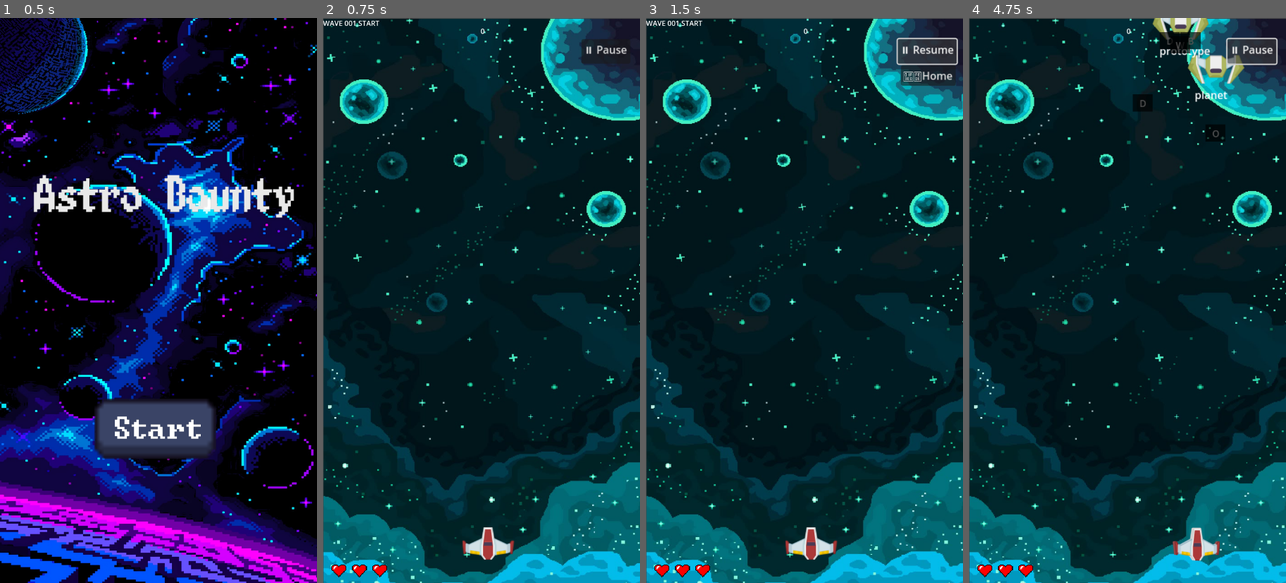
Above: before the commit, frames 1-4 (left to right).
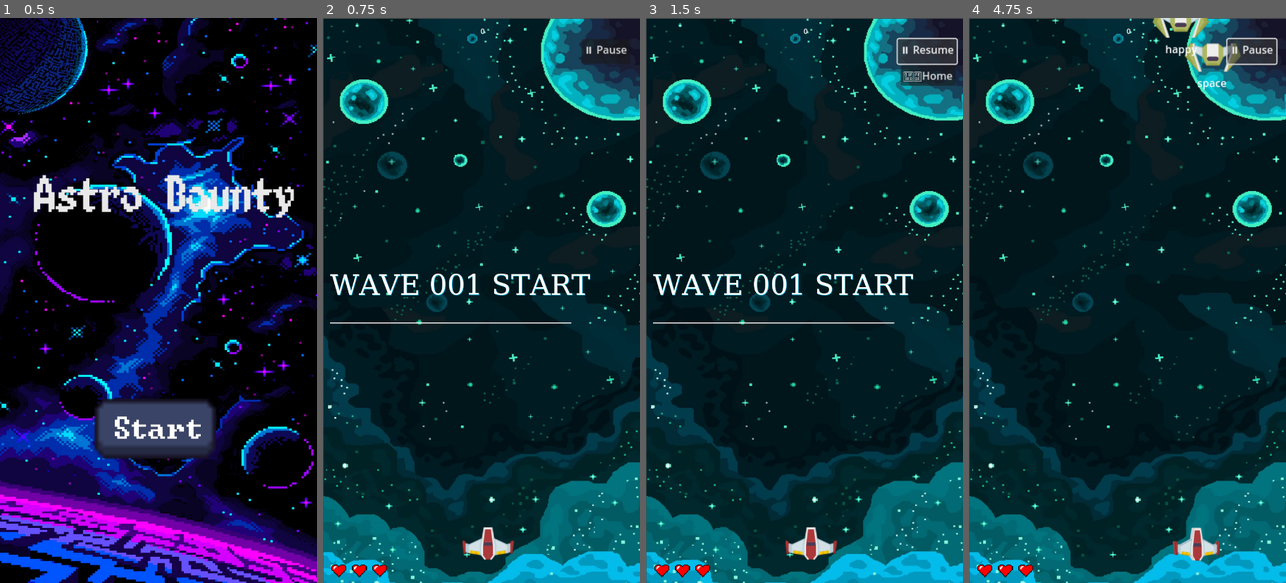
Above: after the commit, the same moments.

Repository: musadoverao69/DDJD
Game: Godot game, scene res://Scenes/Menu.tscn
Same seed, same stepped clock (60 frames per second), same inputs: the game is played once before the commit and once after it.
Inputs (mouse positions are in pixels of both pictures, inside the frame that each line leads up to):
- Up to frame 1 (0.5 s): no input
- Up to frame 2 (0.75 s): click (478, 430) at 0.5 s
- Up to frame 3 (1.5 s): click "⏸ Pause" at 1.25 s
- Up to frame 4 (4.75 s): click "⏸ Resume" at 2 s; hold Right (ui_right) 2.78-3.53 s; hold Left (ui_left) 3.53-4.28 s; hold Right (ui_right) from 4.28 s (still down)

Frame 1 is identical in both runs. In frame 2, 1.5% of the frame differs, in the area x 0-85%, y 0-55%; in frame 3, 1.5%; in frame 4, 1.6%, in the area x 51-87%, y 0-22%.

Commit message:
transição waves e inimigos novos em cena

Diff:
--- a/Scenes/Enemy.tscn
+++ b/Scenes/Enemy.tscn
@@ -20,12 +20,12 @@
 shape = SubResource("CircleShape2D_k26k0")
 
 [node name="WordLabel2" type="RichTextLabel" parent="."]
-offset_left = -48.0
+offset_left = -35.0
 offset_top = 40.0
-offset_right = 63.0
+offset_right = 76.0
 offset_bottom = 72.0
 scale = Vector2(1.5, 1.5)
-size_flags_horizontal = 6
+size_flags_horizontal = 3
 size_flags_vertical = 6
 bbcode_enabled = true
 fit_content = true
--- a/Scenes/Main.tscn
+++ b/Scenes/Main.tscn
@@ -11,6 +11,7 @@
 [ext_resource type="Texture2D" uid="uid://cuxgksg2sewjj" path="res://Textures/Heart.png" id="7_4yrta"]
 [ext_resource type="AudioStream" uid="uid://cqrpka1qwerq0" path="res://Sounds/hit.mp3" id="7_ntapv"]
 [ext_resource type="AudioStream" uid="uid://dx8mj2eq325tl" path="res://Sounds/background.mp3" id="9_enh43"]
+[ext_resource type="Script" path="res://wave_label.gd" id="11_mhvwb"]
 
 [sub_resource type="CapsuleShape2D" id="CapsuleShape2D_fy3uk"]
 radius = 25.3247
@@ -29,6 +30,33 @@
 fill_from = Vector2(0.5, 0.5)
 fill_to = Vector2(0, 0.8)
 metadata/_snap_enabled = true
+
+[sub_resource type="FontFile" id="FontFile_dvovh"]
+cache/0/16/0/ascent = 0.0
+cache/0/16/0/descent = 0.0
+cache/0/16/0/underline_position = 0.0
+cache/0/16/0/underline_thickness = 0.0
+cache/0/16/0/scale = 1.0
+cache/0/2/0/ascent = 0.0
+cache/0/2/0/descent = 0.0
+cache/0/2/0/underline_position = 0.0
+cache/0/2/0/underline_thickness = 0.0
+cache/0/2/0/scale = 1.0
+cache/0/3/0/ascent = 0.0
+cache/0/3/0/descent = 0.0
+cache/0/3/0/underline_position = 0.0
+cache/0/3/0/underline_thickness = 0.0
+cache/0/3/0/scale = 1.0
+cache/0/4/0/ascent = 0.0
+cache/0/4/0/descent = 0.0
+cache/0/4/0/underline_position = 0.0
+cache/0/4/0/underline_thickness = 0.0
+cache/0/4/0/scale = 1.0
+cache/0/64/0/ascent = 0.0
+cache/0/64/0/descent = 0.0
+cache/0/64/0/underline_position = 0.0
+cache/0/64/0/underline_thickness = 0.0
+cache/0/64/0/scale = 1.0
 
 [node name="Main" type="Node2D"]
 script = ExtResource("1_tcf02")
@@ -154,8 +182,20 @@
 vertical_alignment = 1
 
 [node name="WaveLabel" type="Label" parent="HUD"]
-offset_right = 40.0
-offset_bottom = 23.0
+clip_contents = true
+anchors_preset = -1
+anchor_top = 0.444
+anchor_right = 0.711
+anchor_bottom = 0.55
+offset_left = 16.0
+offset_top = 7.67993
+offset_right = 8.07999
+offset_bottom = -8.0
+grow_vertical = 2
+theme_override_colors/font_shadow_color = Color(0.0823529, 0.756863, 0.92549, 1)
+theme_override_fonts/font = SubResource("FontFile_dvovh")
+theme_override_font_sizes/font_size = 64
+script = ExtResource("11_mhvwb")
 
 [node name="AudioStreamPlayer2D" type="AudioStreamPlayer2D" parent="."]
 position = Vector2(363, 668)
--- a/enemy.gd
+++ b/enemy.gd
@@ -1,6 +1,6 @@
 extends Node2D
 
-@export var speed: float = 100.0  # Velocidade da nave inimiga
+@export var speed: float = 77.0  # Velocidade da nave inimiga
 var target_word: String = ""  # Palavra associada à nave
 var typed_word: String = ""  # O que o jogador digitou
 var player: Area2D
--- a/enemy_shooter.gd
+++ b/enemy_shooter.gd
@@ -1,9 +1,11 @@
 extends Node2D
 
-@export var speed: float = 100.0  # Velocidade do inimigo
+@export var speed: float = 77.0  # Velocidade do inimigo
 @export var letter_scene: PackedScene  # Cena do projétil (letra)
+
 var target_word: String = ""  # Palavra do inimigo
 var typed_word: String = ""  # O que o jogador digitou
+var player: Area2D
 
 signal destroyed
 
@@ -14,9 +16,14 @@
 	$ShootTimer.start()  # Inicia o timer de disparo
 	$ShootTimer.timeout.connect(_on_ShootTimer_timeout)
 	_on_ShootTimer_timeout() # Força o disparo
+	player = get_tree().get_first_node_in_group("player")
+	if not player:
+		print("⚠️ ERRO: Player não encontrado!")
 
 func _process(delta):
-	position.y += speed * delta  # Movimentação para baixo
+	if player:
+		var direction = (player.position - position).normalized()
+		position += direction * speed * delta  # Move na direção do player
 
 	# Remove o inimigo caso saia da tela
 	if position.y > get_viewport_rect().size.y:
@@ -41,7 +48,7 @@
 
 func shoot_letter():
 	if letter_scene:
-		var angles = [-PI - PI / 4, -PI - PI / 2, 2 * -PI + PI / 4]
+		var angles = [-PI - PI / 4, -11 * PI / 8, -PI - PI / 2,-13 * PI / 8,2 * -PI + PI / 4]
 		for angle in angles:
 			var letter_projectile = letter_scene.instantiate()
 			letter_projectile.position = $LettersSpawner.global_position
--- a/letter_projectile.gd
+++ b/letter_projectile.gd
@@ -1,6 +1,6 @@
 extends Area2D
 
-@export var speed: float = 200.0
+@export var speed: float = 120.0
 var direction: Vector2
 var letter: String
 
--- a/main.gd
+++ b/main.gd
@@ -18,21 +18,26 @@
 @onready var player := $Player
 
 var words := [
-	"space", "galaxy", "planet", "asteroid", "blackhole",
-	"nebula", "starship", "orbit", "cosmos", "supernova",
-	"engine", "shader", "prototype", "gameloop", "debug",
-	"sprite", "pixelart", "viewport", "collision", "particles",
-	"feup", "there", "happy", "tese", "put"]
+	"space", "galaxy", "planet", "nebula", "starship", "orbit",
+	"cosmos", "engine", "shader", "debug", "sprite","feup",
+	"there", "happy", "tese", "hand"]
+
+var difficult_words := [
+	"pixelart", "viewport", "collision", "particles","supernova",
+	"asteroid", "blackhole","prototype", "gameloop"]
 
 func _ready():
 	start_wave()  # Começa a primeira wave quando o jogo iniciar
 	player.enemy_collided.connect(_on_enemy_destroyed)
 
-func spawn_enemy():
-	if enemy_scene:
-		var enemy = enemy_shooter_scene.instantiate()
+func spawn_enemy(enemy_type: PackedScene = enemy_scene):  # Padrão: enemy_scene
+	if enemy_type:
+		var enemy = enemy_type.instantiate()
 		enemy.position = Vector2(randf_range(min_x, max_x), 0)  # Spawn aleatório no topo
-		enemy.target_word = words.pick_random()  # Escolher uma palavra aleatória
+		if enemy_type == enemy_scene:
+			enemy.target_word = words.pick_random()  # Escolher uma palavra aleatória
+		else:
+			enemy.target_word = difficult_words.pick_random()
 		enemy.add_to_group("enemies")
 		enemy.destroyed.connect(_on_enemy_destroyed)
 		add_child(enemy)
@@ -81,18 +86,33 @@
 	wave_label.show()
 	await get_tree().create_timer(2).timeout  # Exibe por 2 segundos
 	wave_label.hide()
-
-	# 🚨 Corrigindo a contagem de inimigos antes de iniciar a wave
-	var enemies_to_spawn = current_wave * 3
+	# 🚨 Ajustando o número de inimigos para cada wave
+	var enemies_to_spawn = current_wave + 3
 	enemies_remaining = enemies_to_spawn
-
+	# 📌 Determinando quantos inimigos atiradores devem aparecer
+	var shooter_count = 0
+	if current_wave in [3, 4, 5]:
+		shooter_count = 1  # 1 inimigo shooter nessas waves
+	elif current_wave in [6, 7, 8, 9]:
+		shooter_count = 2  # 2 inimigos shooter nessas waves
+	# Criando uma lista com os tipos de inimigos a serem spawnados
+	var enemy_list = []
+	# Adiciona os shooters na lista
+	for i in range(shooter_count):
+		enemy_list.append(enemy_shooter_scene)
+	# Adiciona os inimigos normais na lista
+	for i in range(enemies_to_spawn - shooter_count):
+		enemy_list.append(enemy_scene)
+	# Embaralha a lista para spawn aleatório
+	enemy_list.shuffle()
 	# ⏳ Spawnando os inimigos com delay entre cada um
-	for i in range(enemies_to_spawn):
+	for enemy_type in enemy_list:
 		while get_tree().paused:  # ⚠️ Aguarda enquanto o jogo estiver pausado
 			await get_tree().process_frame  # Espera um frame antes de checar novamente
 
-		await get_tree().create_timer(1).timeout  # Pequeno delay para evitar spawn instantâneo
-		spawn_enemy()
+		await get_tree().create_timer(1).timeout  # Pequeno delay entre os spawns
+
+		spawn_enemy(enemy_type)  # Agora os inimigos surgem aleatoriamente
 
 func check_wave_complete():
 	if enemies_remaining <= 0:
@@ -105,8 +125,10 @@
 
 func show_wave_complete():
 	hud.hide()  # Esconde a HUD temporariamente
+	wave_label.score = hud.score  # Atualiza o score antes de exibir
 	wave_label.text = "WAVE " + str(current_wave).pad_zeros(3) + " CLEAR"
 	wave_label.show()
+	wave_label.queue_redraw()  # Redesenha para garantir que o score apareça atualizado
 
 	await get_tree().create_timer(3).timeout  # Exibe por 3 segundos
 	wave_label.hide()
--- /dev/null
+++ b/wave_label.gd
@@ -0,0 +1,17 @@
+extends Label
+
+@export var score: int = 0  # Score a ser exibido junto com a WaveLabel
+
+func _draw():
+	var font = get_theme_font("font")
+	var text_size = font.get_string_size(text)
+	var underline_y = size.y - 5  # Posição da linha (ajuste se necessário)
+	var extra_length = 400 #Aumenta a linha
+
+	draw_line(Vector2(0, underline_y), Vector2(text_size.x + extra_length, underline_y), Color(1, 1, 1), 2)
+	# Desenha o score abaixo da linha
+	var score_text = "SCORE: " + str(score).pad_zeros(6)
+	var score_size = font.get_string_size(score_text)
+	var score_position = Vector2((text_size.x - score_size.x) / 2, underline_y + 20)  # Posiciona abaixo da linha
+
+	draw_string(font, score_position, score_text, HORIZONTAL_ALIGNMENT_CENTER, text_size.x)
Not shown: 1 places in Scenes/Main.tscn that only renumber resources
